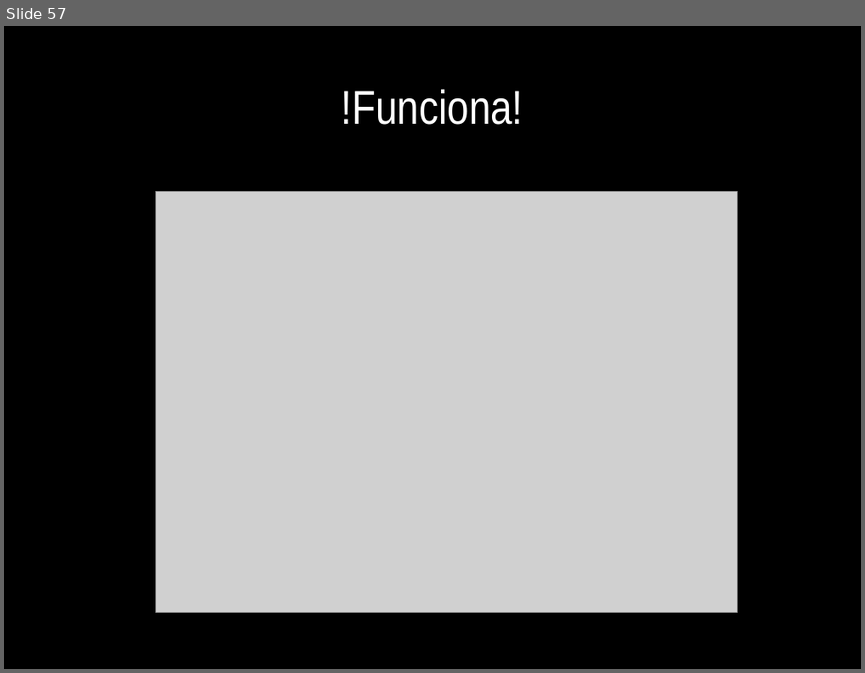
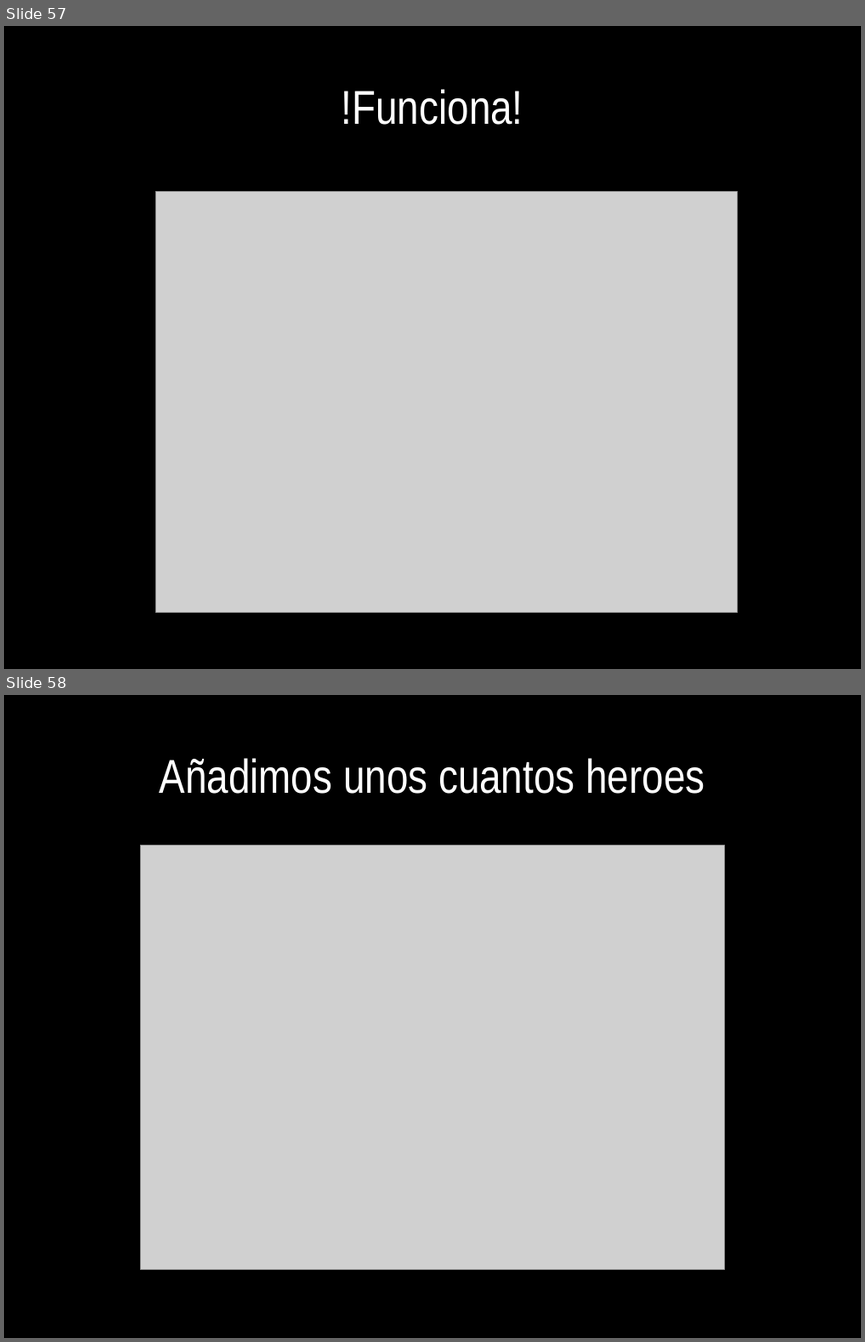
Before and after one commit to euribates/curso-django, a slide deck: presentacion/curso_django.odp. Shown one above the other, each under a label of ours: slide 57 before the commit, slides 57 and 58 after it. The pictures are 865x673 and 865x1342 pixels, drawn with LibreOffice and Linux fonts; fonts in the diff are those of the drawing; grey boxes stand for pictures. Boxes give left, top, right and bottom in pixels: in the first picture for what was removed or moved away, otherwise in the second. Text is boxed around its words. In the diff, an @@ line names an element or a change of style, - is before the commit and + after.

```diff
--- a/presentacion/curso_django.odp
+++ b/presentacion/curso_django.odp
@@ slide 58 added at [4,695,861,1338], background #000000 @@
@@ title added at [160,758,704,794], 44 pt, text #FFFFFF @@
+Añadimos unos cuantos heroes
@@ picture added at [141,845,725,1270] @@
```
Also in this commit, not shown: 1 slide changed, 3 other slides added, 17 other files.
